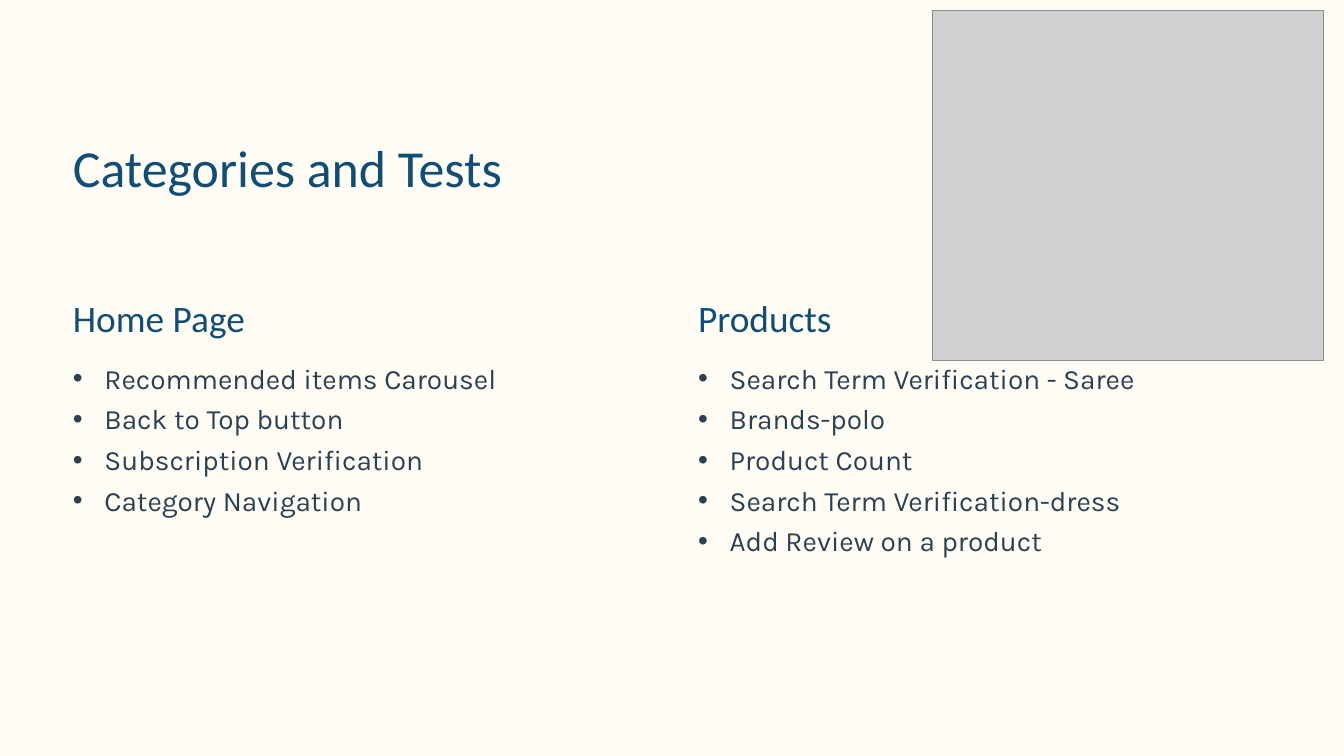
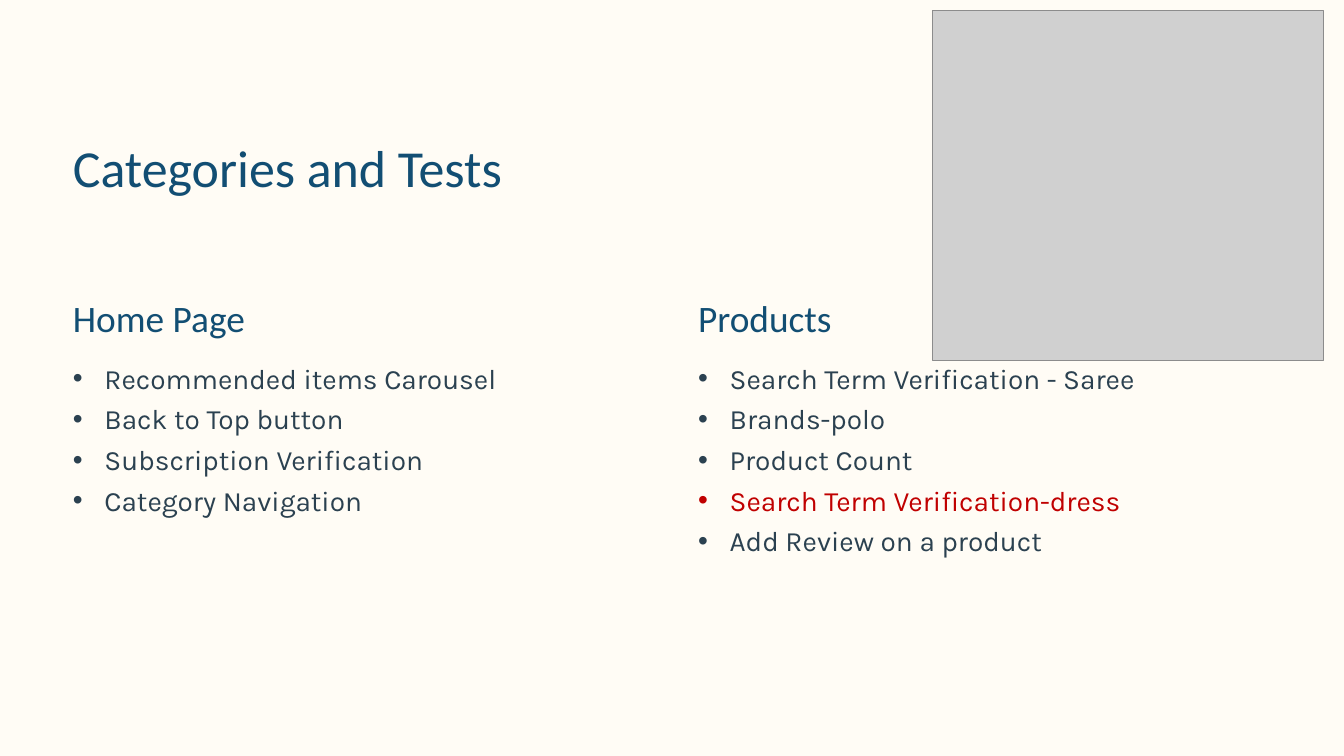
Before and after one commit to sabeel-el/QA_Automation_middle_project, a slide deck: slide 3 of QA-Automation-Middle-Project.pptx. Drawn at 1344x756 pixels with LibreOffice and Linux fonts; fonts in the diff are those of the drawing; grey boxes stand for pictures; background and template pictures are left out. Boxes give left, top, right and bottom in pixels: in the first picture for what was removed or moved away, otherwise in the second. Text is boxed around its words. In the diff, an @@ line names an element or a change of style, - is before the commit and + after.

```diff
--- a/QA-Automation-Middle-Project.pptx
+++ b/QA-Automation-Middle-Project.pptx
@@ text "Search Term Verification-dress" at box(730, 491, 1121, 512): text colour #2B4150 to #C00000 @@
```
Also in this commit, not shown: 3 other slides changed, 3 slides added, 1 slide removed.
